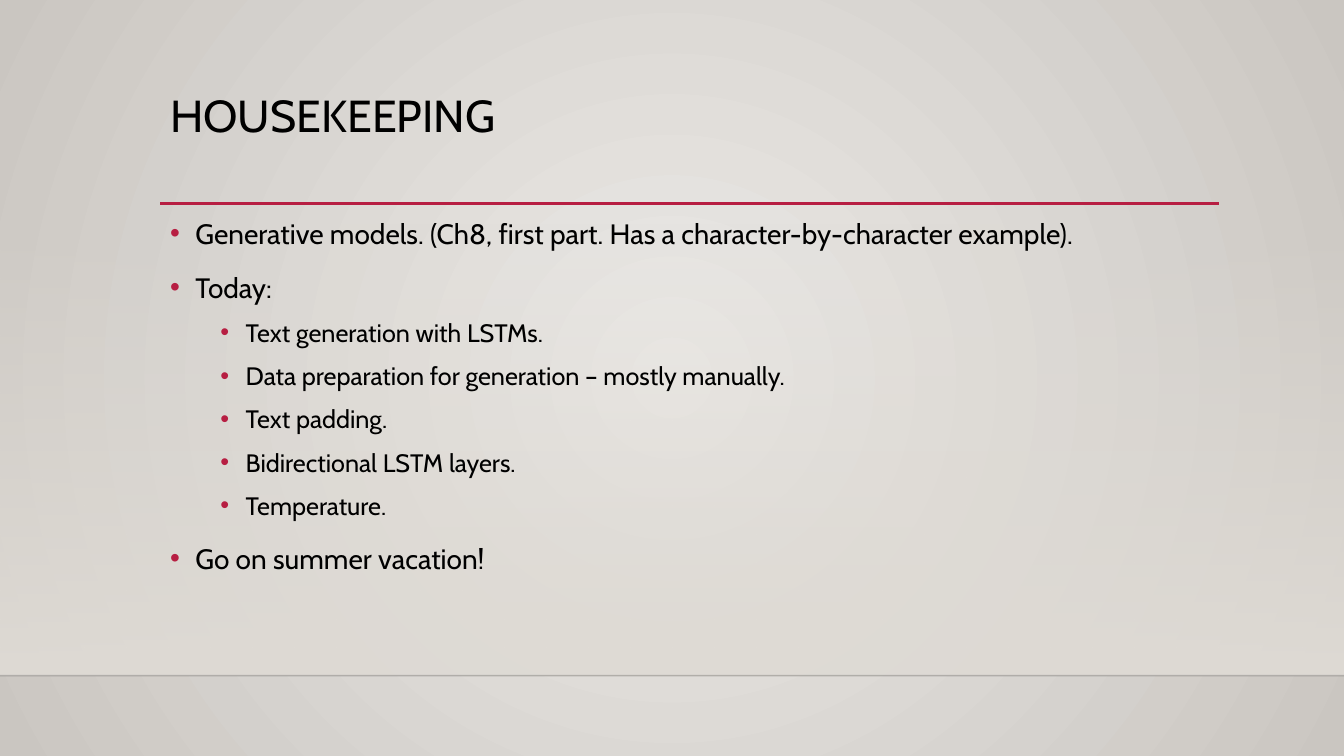
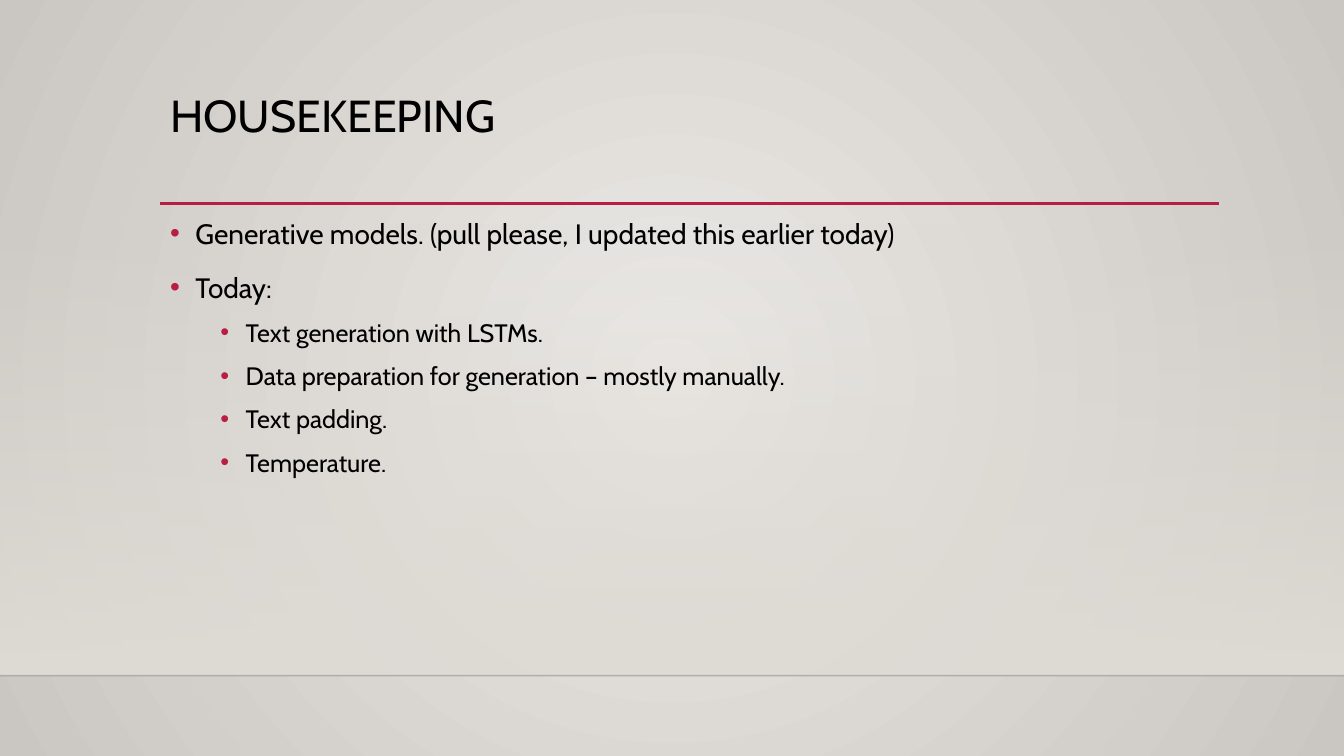
Before and after one commit to AkeemSemperDataScience/Intro_to_Machine_Learning_Students, a slide deck: slide 1 of reference_content/Slides/text_gen_lstm.pptx. Drawn at 1344x756 pixels with LibreOffice and Linux fonts; fonts in the diff are those of the drawing; background and template pictures are left out. Boxes give left, top, right and bottom in pixels: in the first picture for what was removed or moved away, otherwise in the second. Text is boxed around its words. In the diff, an @@ line names an element or a change of style, - is before the commit and + after.

```diff
--- a/reference_content/Slides/text_gen_lstm.pptx
+++ b/reference_content/Slides/text_gen_lstm.pptx
@@ text at [195, 223, 894, 250]: text changed @@
-• Generative models. (Ch8, first part. Has a character-by-character example).
+• Generative models. (pull please, I updated this earlier today)
@@ text at [246, 453, 516, 478]: paragraph removed @@
-  • Bidirectional LSTM layers.
@@ text at [195, 548, 484, 570]: paragraph removed @@
-• Go on summer vacation!
```
Also in this commit, not shown: 4 other slides changed, 1 other file.
